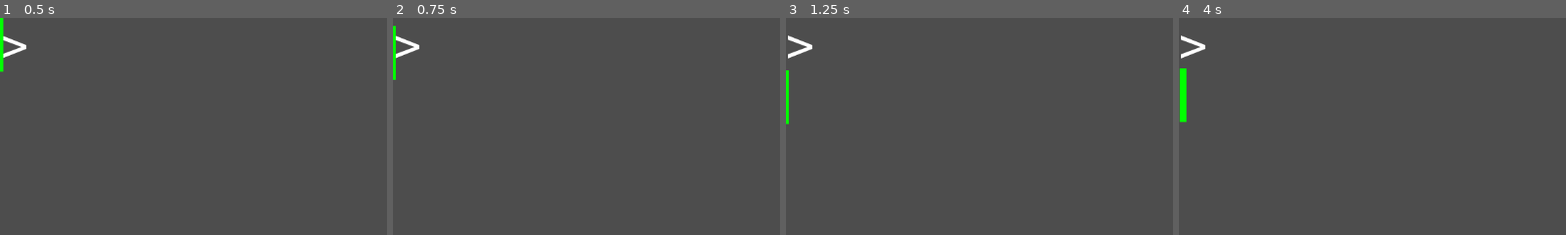
Above: before the commit, frames 1-4 (left to right).
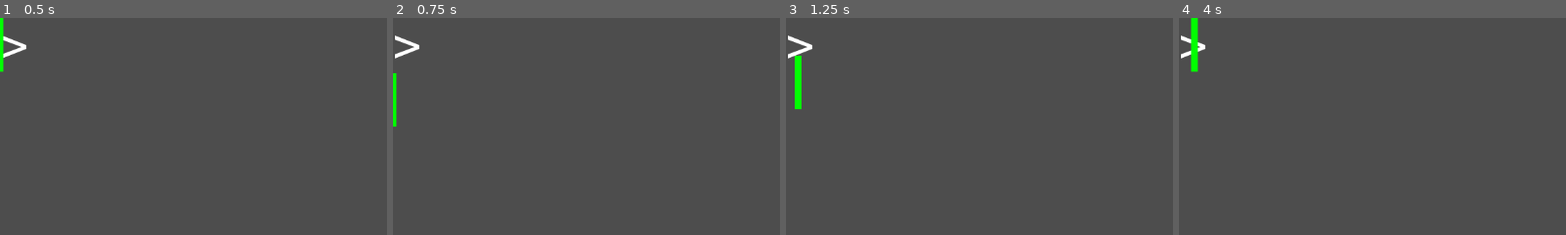
Above: after the commit, the same moments.

Repository: uprun/neon-lights-editor
Game: Godot game, scene res://scenes/canvas-ltd.tscn
Two runs of this game, one before a commit and one after it. Both use one fixed random seed, a clock stepped at 60 frames per second and the inputs below.
Inputs (mouse positions are % of the whole screen's width and height, from its top left):
- Up to frame 1 (0.5 s): no input
- Up to frame 2 (0.75 s): tap Enter at 0.5 s; move the mouse to (72, 45) at 0.52 s; hold Right from 0.53 s (still down); tap Backspace at 0.6 s; click (72, 45) at 0.67 s
- Up to frame 3 (1.25 s): keep holding Right
- Up to frame 4 (4 s): tap Space at 1.25, 3.5 s; move the mouse to (30, 55) at 1.27 s; release Right at 1.28 s; hold Down 1.28-2.03 s; tap Enter at 1.35, 2.75, 2.85 s; click (30, 55) at 1.42 s; move the mouse to (60, 28) at 2.02 s; hold Right 2.03-2.78 s; tap Backspace at 2.1, 3.6 s; click (60, 28) at 2.17 s; move the mouse to (45, 70) at 2.77 s; hold Up 2.78-3.53 s; click (45, 70) at 2.92 s; move the mouse to (80, 65) at 3.52 s; hold Left from 3.53 s (still down); click (80, 65) at 3.67 s
The pictures show only the part of the screen within x 0-50%, y 0-50%; the shares and areas given below are measured in that part.

Frame 1 is identical in both runs. In frame 2, 0.4% of the frame differs, in the area x 0-2%, y 3-51%; in frame 3, 0.6%; in frame 4, 1.0%, in the area x 0-6%, y 0-49%.
Error in both runs: Attempt to call function 'get_further_side_position' in base 'null instance' on a null instance. (res://scenes/function-node.gd:46)

Commit message:
2024-12-09--23h08m56s

Diff:
--- a/scenes/caret.gd
+++ b/scenes/caret.gd
@@ -59,8 +59,8 @@
 		desired_locations.push_back(copy_x)
 		desired_locations.push_back(copy_y)
 	else:
-		desired_locations.push_back(delta_y)
-		desired_locations.push_back(delta_x)
+		desired_locations.push_back(copy_x)
+		desired_locations.push_back(copy_y)
 
 	$"Rocket-engine".update_position(desired_locations.pop_front())
 
